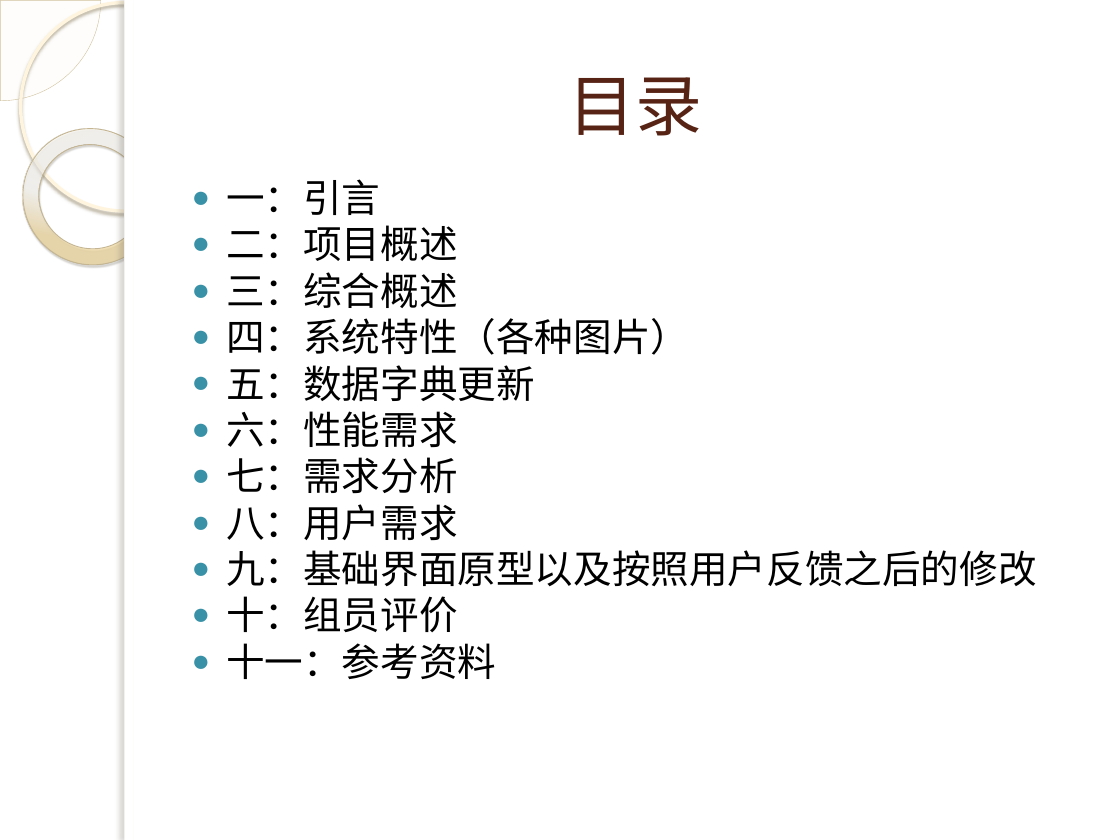
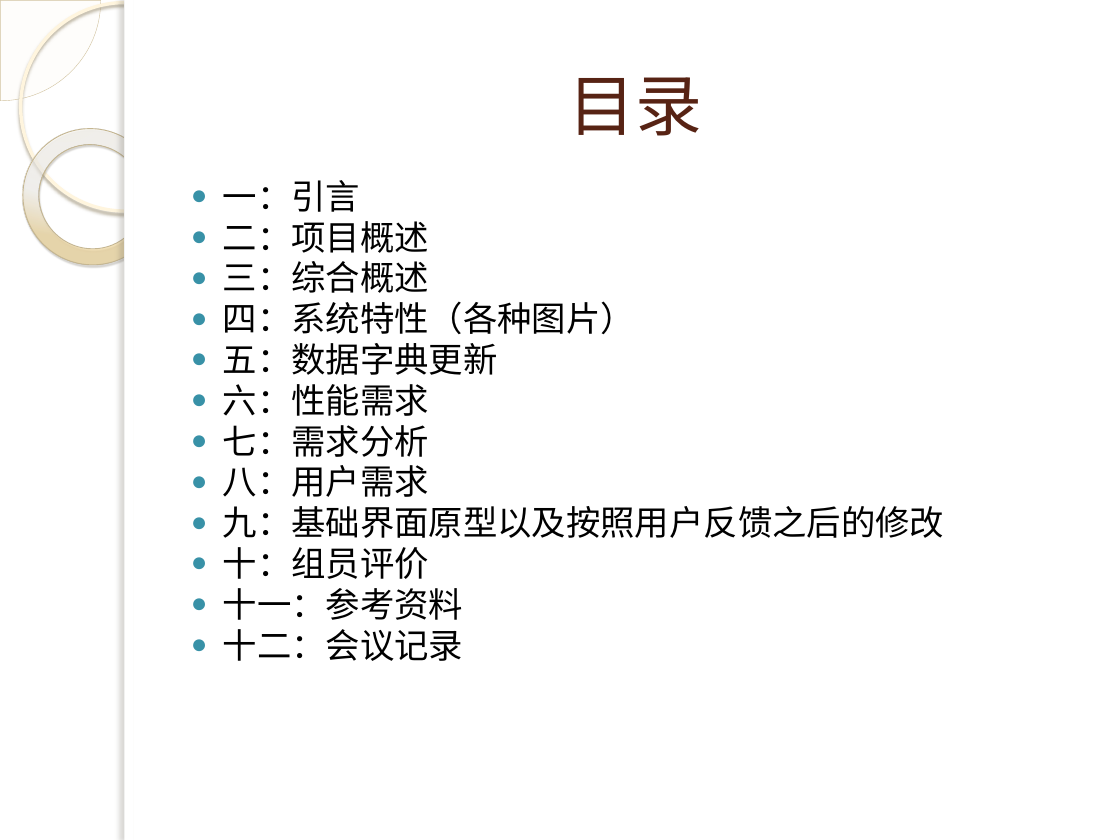
Before and after one commit to 3d-fishing/3D-app, a slide deck: slide 2 of 需求分析.pptx. Drawn at 1120x840 pixels with LibreOffice and Linux fonts; fonts in the diff are those of the drawing; background and template pictures are left out. Boxes give left, top, right and bottom in pixels: in the first picture for what was removed or moved away, otherwise in the second. Text is boxed around its words. In the diff, an @@ line names an element or a change of style, - is before the commit and + after.

```diff
--- a/需求分析.pptx
+++ b/需求分析.pptx
@@ text at [223,180,945,620]: size 24.8 to 22.1 pt; indent changed; less space between paragraphs @@
@@ text at [223,629,464,661]: paragraph added @@
+● 十二：会议记录
```
Also in this commit, not shown: 25 other slides changed, 1 slide added, 1 other file.
